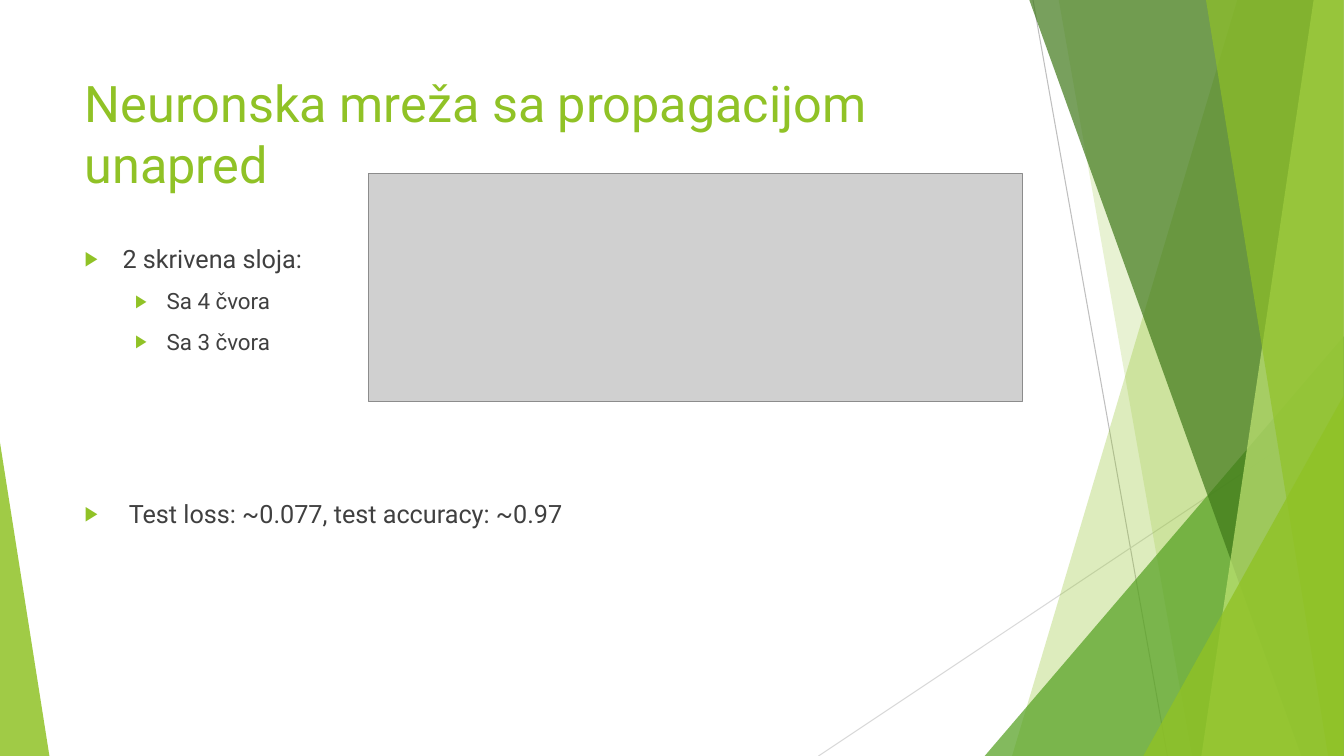
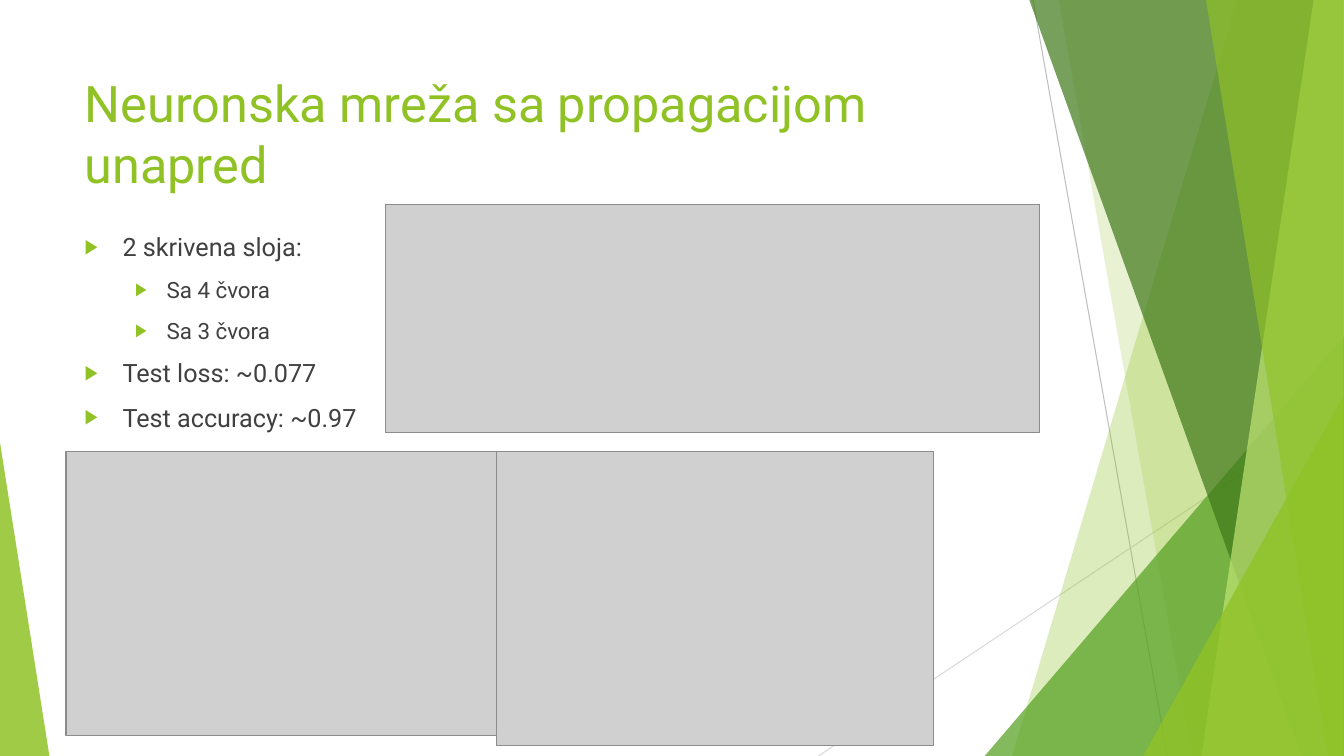
Before and after one commit to Cubaka14/-I-Spot-a-Bot---Building-a-Binary-Classifier-to-Detect-Bots-on-Twitter, a slide deck: slide 9 of I spot a bot.pptx. Drawn at 1344x756 pixels with LibreOffice and Linux fonts; fonts in the diff are those of the drawing; grey boxes stand for pictures. Boxes give left, top, right and bottom in pixels: in the first picture for what was removed or moved away, otherwise in the second. Text is boxed around its words. In the diff, an @@ line names an element or a change of style, - is before the commit and + after.

```diff
--- a/I spot a bot.pptx
+++ b/I spot a bot.pptx
@@ picture: place and size @@
-picture at bbox=[369, 174, 1022, 402]
+picture at bbox=[386, 205, 1040, 433]
@@ text "2 skrivena sloja:": place and size @@
-text "2 skrivena sloja:" at bbox=[123, 249, 562, 529]
+text "2 skrivena sloja:" at bbox=[123, 237, 356, 433]
@@ text at bbox=[123, 363, 356, 433]: text changed @@
-▶ Test loss: ~0.077, test accuracy: ~0.97
+▶ Test loss: ~0.077
+▶ Test accuracy: ~0.97
@@ picture added at bbox=[66, 452, 496, 736] @@
@@ picture added at bbox=[496, 452, 934, 746] @@
```
Also in this commit, not shown: 1 slide added, 1 other file.
